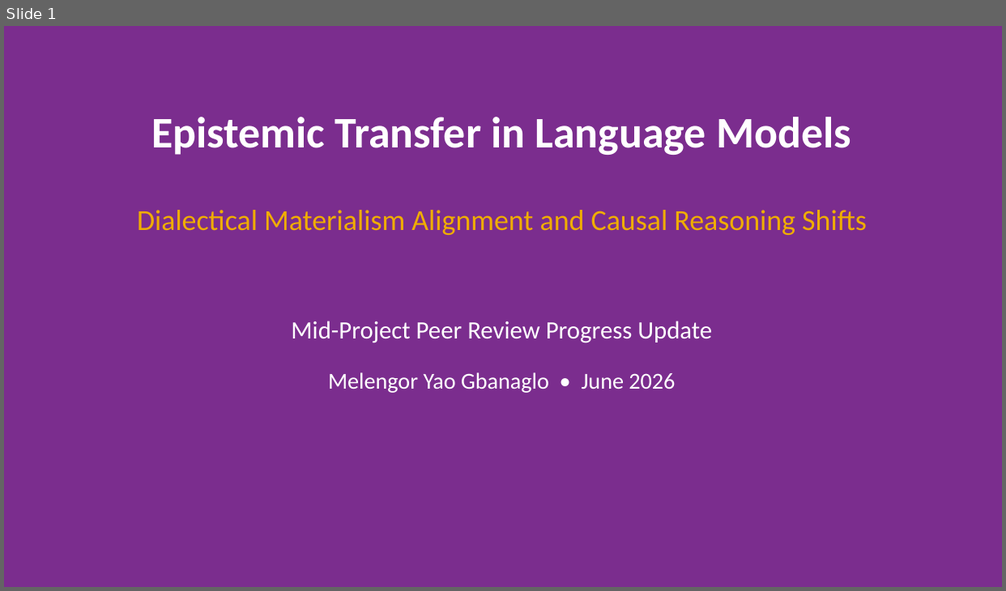
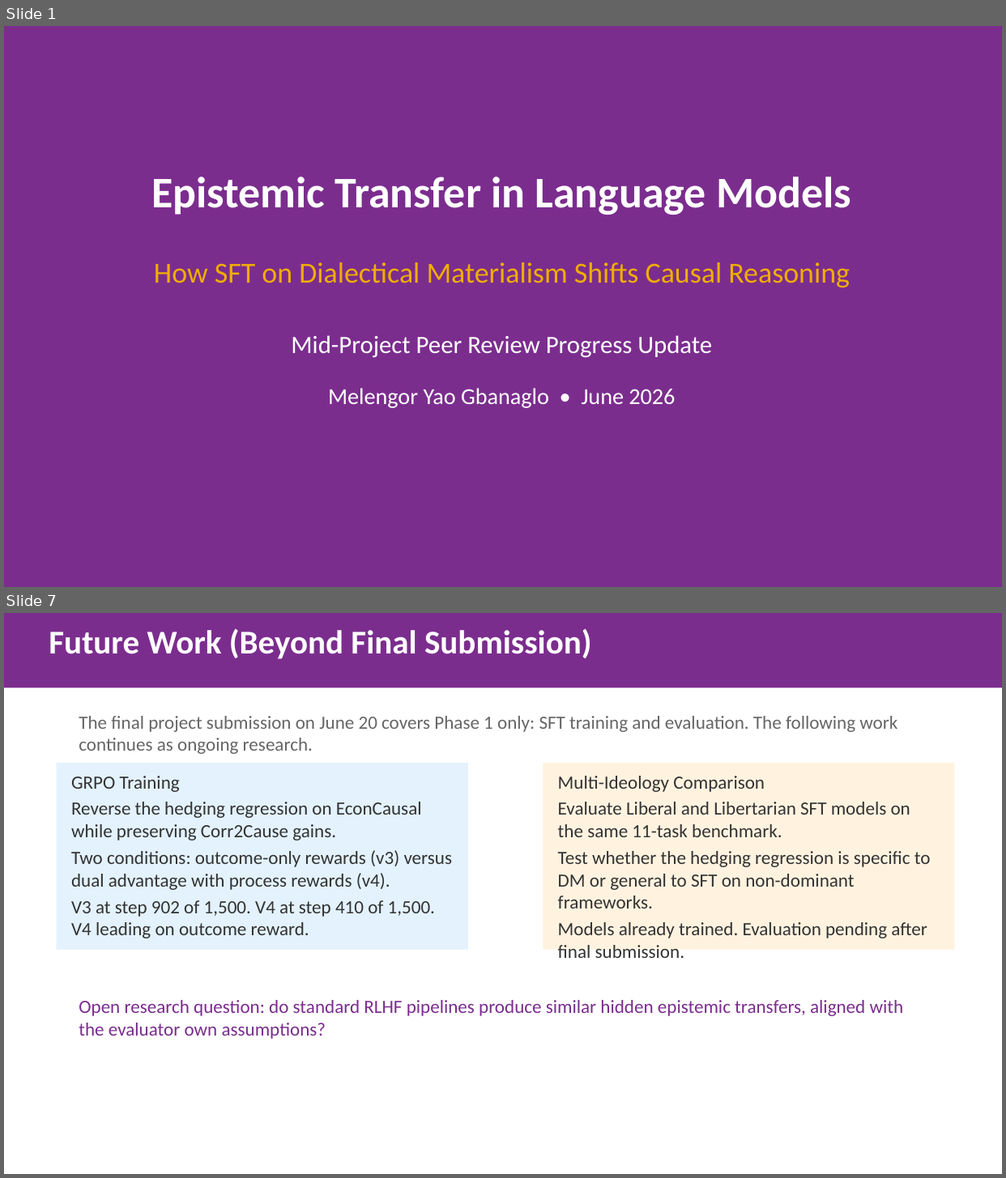
Before and after one commit to gbangban/ai-ideology-study, a slide deck: docs/proposals/peer_review_progress_slides.pptx. Shown one above the other, each under a label of ours: slide 1 before the commit, slides 1 and 7 after it; the slides between them are not shown. The pictures are 1006x591 and 1006x1178 pixels, drawn with LibreOffice and Linux fonts; fonts in the diff are those of the drawing. Boxes give left, top, right and bottom in pixels: in the first picture for what was removed or moved away, otherwise in the second. Text is boxed around its words. In the diff, an @@ line names an element or a change of style, - is before the commit and + after.

Commit message:
style: refine slide generator and update paper narrative
Update `generate_peer_review_slides.py` with a structured story arc,
style guide, and new background fill utilities for visual consistency.
Refine LaTeX narrative to remove hedging language and clarify the
distinction between formal and applied causal reasoning results.
Add research reference PDFs to `.gitignore` to exclude large files.

```diff
--- a/docs/proposals/peer_review_progress_slides.pptx
+++ b/docs/proposals/peer_review_progress_slides.pptx
@@ slide 7 added at (4,613,1002,1174), background #FFFFFF @@
@@ rectangle added at (4,613,1002,688), fill #7B2D8E, 32 pt, text #FFFFFF, bold @@
+Future Work (Beyond Final Submission)
@@ text added at (79,716,897,754), 18 pt, text #666666 @@
+The final project submission on June 20 covers Phase 1 only: SFT training and evaluation. The following work continues as ongoing research.
@@ rectangle added at (57,763,468,950), fill #E3F2FD, 18 pt, text #333333 @@
+GRPO Training
+Reverse the hedging regression on EconCausal while preserving Corr2Cause gains.
+Two conditions: outcome-only rewards (v3) versus dual advantage with process rewards (v4).
+V3 at step 902 of 1,500. V4 at step 410 of 1,500. V4 leading on outcome reward.
@@ rectangle added at (543,763,955,950), fill #FFF3E0, 18 pt, text #333333 @@
+Multi-Ideology Comparison
+Evaluate Liberal and Libertarian SFT models on the same 11-task benchmark.
+Test whether the hedging regression is specific to DM or general to SFT on non-dominant frameworks.
+Models already trained. Evaluation pending after final submission.
@@ text added at (79,1000,904,1039), 18 pt, text #7B2D8E @@
+Open research question: do standard RLHF pipelines produce similar hidden epistemic transfers, aligned with the evaluator own assumptions?
@@ slide 1 changed as well @@
@@ text "Epistemic Transfer in Language Models": place and size @@
-text "Epistemic Transfer in Language Models" at (151,117,851,155)
+text "Epistemic Transfer in Language Models" at (151,177,851,215)
@@ text at (154,263,850,288): text changed @@
-Dialectical Materialism Alignment and Causal Reasoning Shifts
+How SFT on Dialectical Materialism Shifts Causal Reasoning
@@ text "Mid-Project Peer Review Progress Update": place and size @@
-text "Mid-Project Peer Review Progress Update" at (291,321,712,344)
+text "Mid-Project Peer Review Progress Update" at (291,335,712,358)
@@ text "Melengor Yao Gbanaglo • June ...": place and size @@
-text "Melengor Yao Gbanaglo • June ..." at (328,373,675,393)
+text "Melengor Yao Gbanaglo • June ..." at (328,388,675,408)
```
Also in this commit, not shown: 1 other slide changed, 6 other slides added, 8 slides removed, 9 other files.
